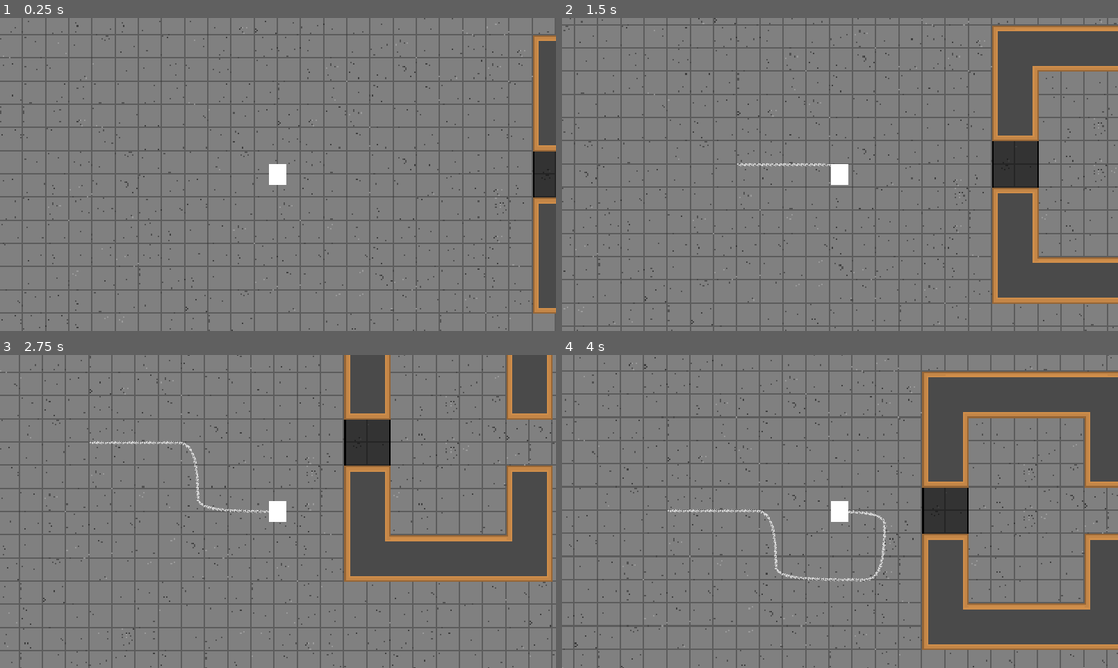
Above: before the commit, frames 1-4 (two rows, left to right).
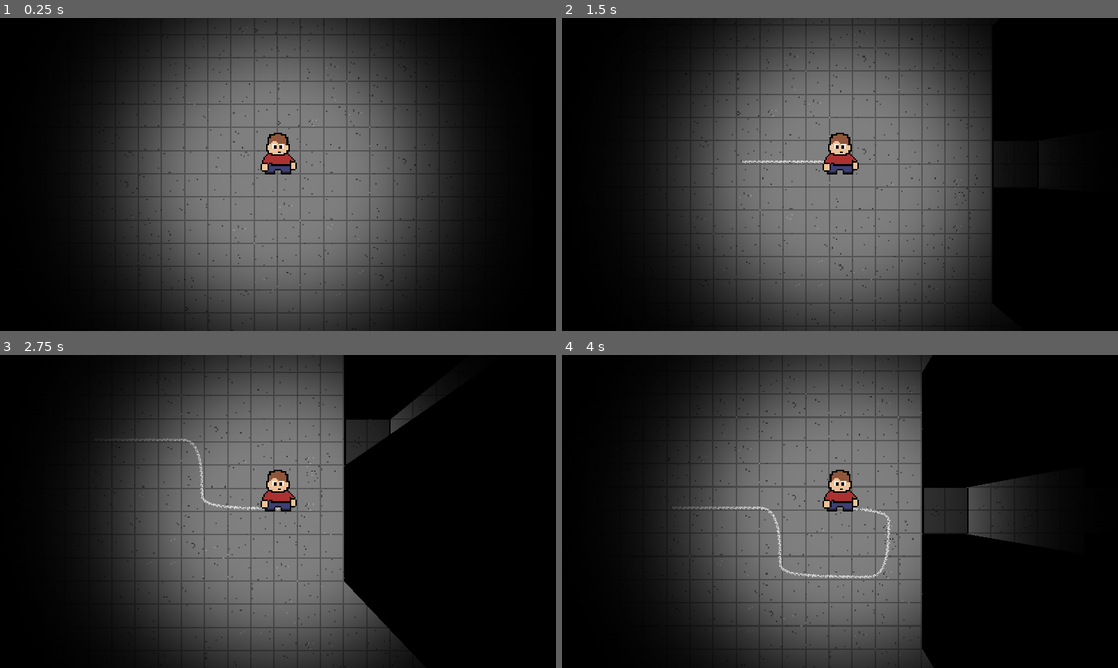
Above: after the commit, the same moments.

Repository: LukeCGG/Test-Of-Time
Game: Godot game, scene res://assets/levels/level.tscn
Same seed, same stepped clock (60 frames per second), same inputs: the game is played once before the commit and once after it.
Inputs:
- Up to frame 1 (0.25 s): no input
- Up to frame 2 (1.5 s): tap Enter at 0.5 s; hold D (PLAYER_RIGHT) 0.53-1.28 s; hold Shift (SPRINT) 0.53-1.28 s; hold S (PLAYER_DOWN) from 1.28 s (still down); tap Shift (SPRINT) at 1.35 s
- Up to frame 3 (2.75 s): release S (PLAYER_DOWN) at 2.03 s; hold D (PLAYER_RIGHT) from 2.03 s (still down); hold Shift (SPRINT) from 2.03 s (still down)
- Up to frame 4 (4 s): release D (PLAYER_RIGHT) at 2.78 s; release Shift (SPRINT) at 2.78 s; hold W (PLAYER_UP) 2.78-3.53 s; tap Shift (SPRINT) at 2.85 s; hold A (PLAYER_LEFT) from 3.53 s (still down); hold Shift (SPRINT) from 3.53 s (still down)

The runs differ from the first frame. In frame 1, 80% of the frame differs, in the area x 0-100%, y 0-100%; in frame 2, 80%; in frame 3, 82%; in frame 4, 81%.

Commit message:
temp assets and menus

Diff:
--- a/assets/globals/SignalBus.gd
+++ b/assets/globals/SignalBus.gd
@@ -1,5 +1,5 @@
 extends Node
 
-signal playerHit
-signal playerDied
-signal newGeneration
+signal playerHit ## Triggered when player hit by enemy[br]Causes player death
+signal playerDied ## Triggered after player has run out of life and places statue
+signal newGeneration ## Triggered when player respawns and starts new chalk
--- a/assets/levels/level.tscn
+++ b/assets/levels/level.tscn
@@ -648,6 +648,7 @@
 sources/1 = SubResource("TileSetAtlasSource_wpxxx")
 
 [node name="Level" type="Node2D"]
+y_sort_enabled = true
 script = ExtResource("1_xo3i2")
 
 [node name="Tiles" type="Node2D" parent="."]
@@ -659,6 +660,7 @@
 script = ExtResource("2_su1yg")
 
 [node name="Walls" type="TileMapLayer" parent="Tiles"]
+z_index = -1
 tile_map_data = PackedByteArray("AAAAAP//AAAFAAMAAAAAACIAAAAEAAMAAAABAP//AAAFAAMAAAABACIAAAAEAAMAAAACAP//AAAFAAMAAAACAC …(7408 unchanged characters)…
 tile_set = SubResource("TileSet_254kf")
 
--- /dev/null
+++ b/assets/menus_and_ui/Menus.tres
@@ -0,0 +1,27 @@
+[gd_resource type="Theme" load_steps=6 format=3 uid="uid://bnrptd02jqu8c"]
+
+[sub_resource type="StyleBoxFlat" id="StyleBoxFlat_ax7y5"]
+bg_color = Color(0.6, 0.6, 0.6, 0)
+
+[sub_resource type="StyleBoxFlat" id="StyleBoxFlat_k5vw6"]
+bg_color = Color(0.6, 0.6, 0.6, 0)
+
+[sub_resource type="StyleBoxFlat" id="StyleBoxFlat_ciot7"]
+bg_color = Color(0.6, 0.6, 0.6, 0)
+
+[sub_resource type="StyleBoxFlat" id="StyleBoxFlat_6bpaj"]
+bg_color = Color(0.6, 0.6, 0.6, 0)
+
+[sub_resource type="StyleBoxFlat" id="StyleBoxFlat_iq736"]
+bg_color = Color(0.6, 0.6, 0.6, 0)
+
+[resource]
+Button/colors/font_color = Color(1, 1, 1, 1)
+Button/colors/font_focus_color = Color(0, 0.454902, 0.972549, 1)
+Button/colors/font_hover_color = Color(0.317647, 0.690196, 1, 1)
+Button/font_sizes/font_size = 50
+Button/styles/disabled = SubResource("StyleBoxFlat_ax7y5")
+Button/styles/focus = SubResource("StyleBoxFlat_k5vw6")
+Button/styles/hover = SubResource("StyleBoxFlat_ciot7")
+Button/styles/normal = SubResource("StyleBoxFlat_6bpaj")
+Button/styles/pressed = SubResource("StyleBoxFlat_iq736")
--- /dev/null
+++ b/assets/menus_and_ui/main_menu.gd
@@ -0,0 +1,18 @@
+extends Control
+
+func _ready() -> void:
+	$MarginContainer/VBoxContainer/Play.grab_focus()
+
+#func _input(event: InputEvent) -> void:
+#	if event.is_action_pressed('PLAYER_UP'):
+#		pass
+
+func _on_play_pressed() -> void:
+	get_tree().change_scene_to_file("res://assets/levels/level.tscn")
+
+func _on_options_pressed() -> void:
+	#get_tree().change_scene_to_file("res://assets/menus_and_ui/options_menu.tscn")
+	pass
+
+func _on_quit_pressed() -> void:
+	get_tree().quit()
--- /dev/null
+++ b/assets/menus_and_ui/main_menu.tscn
@@ -0,0 +1,67 @@
+[gd_scene load_steps=3 format=3 uid="uid://baub3hk74iegw"]
+
+[ext_resource type="Theme" uid="uid://bnrptd02jqu8c" path="res://assets/menus_and_ui/Menus.tres" id="1_etu7u"]
+[ext_resource type="Script" path="res://assets/menus_and_ui/main_menu.gd" id="1_wcoaf"]
+
+[node name="MainMenu" type="Control"]
+layout_mode = 3
+anchors_preset = 15
+anchor_right = 1.0
+anchor_bottom = 1.0
+grow_horizontal = 2
+grow_vertical = 2
+script = ExtResource("1_wcoaf")
+
+[node name="CanvasLayer" type="CanvasLayer" parent="."]
+layer = -1
+
+[node name="ColorRect" type="ColorRect" parent="CanvasLayer"]
+anchors_preset = 15
+anchor_right = 1.0
+anchor_bottom = 1.0
+grow_horizontal = 2
+grow_vertical = 2
+color = Color(0.169245, 0.169245, 0.169245, 1)
+
+[node name="MarginContainer" type="MarginContainer" parent="."]
+layout_mode = 1
+anchors_preset = 15
+anchor_right = 1.0
+anchor_bottom = 1.0
+offset_right = -832.0
+grow_horizontal = 2
+grow_vertical = 2
+theme_override_constants/margin_left = 20
+theme_override_constants/margin_top = 20
+theme_override_constants/margin_right = 20
+theme_override_constants/margin_bottom = 20
+
+[node name="VBoxContainer" type="VBoxContainer" parent="MarginContainer"]
+layout_mode = 2
+size_flags_horizontal = 0
+size_flags_vertical = 8
+alignment = 2
+
+[node name="Play" type="Button" parent="MarginContainer/VBoxContainer"]
+layout_mode = 2
+focus_neighbor_top = NodePath("../Quit")
+theme = ExtResource("1_etu7u")
+text = "Play"
+alignment = 0
+
+[node name="Options" type="Button" parent="MarginContainer/VBoxContainer"]
+layout_mode = 2
+theme = ExtResource("1_etu7u")
+text = "Options"
+alignment = 0
+
+[node name="Quit" type="Button" parent="MarginContainer/VBoxContainer"]
+layout_mode = 2
+focus_neighbor_bottom = NodePath("../Play")
+theme = ExtResource("1_etu7u")
+text = "Quit"
+alignment = 0
+
+[connection signal="pressed" from="MarginContainer/VBoxContainer/Play" to="." method="_on_play_pressed"]
+[connection signal="pressed" from="MarginContainer/VBoxContainer/Options" to="." method="_on_options_pressed"]
+[connection signal="pressed" from="MarginContainer/VBoxContainer/Quit" to="." method="_on_quit_pressed"]
--- a/assets/player/Player.tscn
+++ b/assets/player/Player.tscn
@@ -1,18 +1,36 @@
-[gd_scene load_steps=5 format=3 uid="uid://dt05g07hi24cc"]
+[gd_scene load_steps=8 format=3 uid="uid://dt05g07hi24cc"]
 
 [ext_resource type="Script" path="res://assets/player/player.gd" id="1_ktc6q"]
+[ext_resource type="Texture2D" uid="uid://uj3rbvsw5pgr" path="res://assets/player/TempPlayer.png" id="2_gu3li"]
 [ext_resource type="Texture2D" uid="uid://cobswqncgthnx" path="res://assets/player/Light.png" id="2_rm8xn"]
+[ext_resource type="Texture2D" uid="uid://bdjmt7imibpte" path="res://assets/player/TempStatue.png" id="3_6c04c"]
+
+[sub_resource type="AtlasTexture" id="AtlasTexture_jqfe4"]
+atlas = ExtResource("2_gu3li")
+region = Rect2(0, 0, 32, 32)
 
 [sub_resource type="SpriteFrames" id="SpriteFrames_f5ohe"]
 animations = [{
-"frames": [],
+"frames": [{
+"duration": 1.0,
+"texture": SubResource("AtlasTexture_jqfe4")
+}],
 "loop": true,
 "name": &"idle",
 "speed": 7.0
+}, {
+"frames": [{
+"duration": 1.0,
+"texture": ExtResource("3_6c04c")
+}],
+"loop": false,
+"name": &"statue",
+"speed": 5.0
 }]
 
 [sub_resource type="CapsuleShape2D" id="CapsuleShape2D_0y74q"]
-height = 24.896
+radius = 17.7829
+height = 46.2355
 
 [node name="Player" type="CharacterBody2D"]
 y_sort_enabled = true
@@ -22,15 +40,18 @@
 script = ExtResource("1_ktc6q")
 
 [node name="Sprites" type="AnimatedSprite2D" parent="."]
+position = Vector2(0, -16)
 sprite_frames = SubResource("SpriteFrames_f5ohe")
 animation = &"idle"
 autoplay = "idle"
 
 [node name="Collision" type="CollisionShape2D" parent="."]
+position = Vector2(0, -13)
 scale = Vector2(0.562339, 0.562339)
 shape = SubResource("CapsuleShape2D_0y74q")
 
 [node name="ColorRect" type="ColorRect" parent="."]
+visible = false
 anchors_preset = 8
 anchor_left = 0.5
 anchor_top = 0.5
@@ -49,7 +70,6 @@
 zoom = Vector2(3, 3)
 
 [node name="WallsShadows" type="PointLight2D" parent="."]
-visible = false
 blend_mode = 2
 shadow_enabled = true
 shadow_color = Color(0, 0, 0, 1)
--- a/assets/player/Statue.tscn
+++ b/assets/player/Statue.tscn
@@ -1,7 +1,10 @@
-[gd_scene load_steps=2 format=3 uid="uid://0huffmo5gw2l"]
+[gd_scene load_steps=3 format=3 uid="uid://0huffmo5gw2l"]
+
+[ext_resource type="Texture2D" uid="uid://bdjmt7imibpte" path="res://assets/player/TempStatue.png" id="1_44fiw"]
 
 [sub_resource type="CapsuleShape2D" id="CapsuleShape2D_0y74q"]
-height = 24.896
+radius = 17.7829
+height = 46.2355
 
 [node name="Statues" type="StaticBody2D"]
 y_sort_enabled = true
@@ -9,12 +12,16 @@
 collision_mask = 3
 
 [node name="Sprite" type="Sprite2D" parent="."]
+position = Vector2(0, -16)
+texture = ExtResource("1_44fiw")
 
 [node name="Collision" type="CollisionShape2D" parent="."]
+position = Vector2(0, -13)
 scale = Vector2(0.562339, 0.562339)
 shape = SubResource("CapsuleShape2D_0y74q")
 
 [node name="ColorRect" type="ColorRect" parent="."]
+visible = false
 anchors_preset = 8
 anchor_left = 0.5
 anchor_top = 0.5
@@ -29,6 +36,7 @@
 color = Color(0.65834, 0.65834, 0.65834, 1)
 
 [node name="NavigationObstacle2D" type="NavigationObstacle2D" parent="."]
-vertices = PackedVector2Array(0, -7, -4, -6, -5, 0, -4, 6, 0, 7, 4, 6, 5, 0, 4, -6)
+position = Vector2(0, -14)
+vertices = PackedVector2Array(0, -14, -8, -10, -10, 0, -8, 12, 0, 13, 8, 12, 10, 0, 8, -10)
 affect_navigation_mesh = true
 carve_navigation_mesh = true
--- a/assets/player/player.gd
+++ b/assets/player/player.gd
@@ -4,6 +4,7 @@
 @onready var collision: CollisionShape2D = $Collision
 @onready var spawn: Marker2D = $"../Spawn"
 @onready var statue: PackedScene = preload("res://assets/player/Statue.tscn")
+@onready var sprites: AnimatedSprite2D = $Sprites
 
 var died = false
 var Chalk = Line2D.new()
@@ -46,7 +47,7 @@
 		else:
 			velocity = velocity.lerp(Vector2.ZERO, friction)
 	if upgradeCHALK and not velocity.length() <= 3 and not died:
-		Chalk.add_point(position)
+		Chalk.add_point(Vector2(position.x + 3, position.y - 2))
 		#Chalk.texture.set('width', Chalk.texture.get_width()+15)
 	move_and_slide()
 
@@ -54,6 +55,7 @@
 	#For when player has been hit by enemy
 	print("I've been hit!")
 	died = true
+	sprites.play('statue')
 	#process_mode = PROCESS_MODE_DISABLED
 	#collision.disabled = true
 	#self.name = "DeadPlayer" + str(randi())
@@ -67,12 +69,14 @@
 	SignalBus.emit_signal('newGeneration')
 	new_line()
 	died = false
+	sprites.play('idle')
 	#process_mode = PROCESS_MODE_INHERIT
 
 func new_line():
 	Chalk = Line2D.new()
 	Chalk.set_script(preload("res://assets/player/chalk_line.gd"))
 	Chalk.width = 3
+	Chalk.z_index = -1
 	#Chalk.default_color = Color(randf_range(0, 1), randf_range(0, 1), randf_range(0, 1))
 	Chalk.default_color = Color(1,1,1,0.70)
 	Chalk.texture = preload("res://assets/player/ChalkNoise.tres")
--- a/project.godot
+++ b/project.godot
@@ -23,6 +23,7 @@
 [display]
 
 window/stretch/mode="canvas_items"
+window/stretch/aspect="expand"
 window/vsync/vsync_mode=0
 
 [input]
@@ -61,4 +62,3 @@
 [rendering]
 
 textures/canvas_textures/default_texture_filter=0
-environment/defaults/default_clear_color=Color(0, 0, 0, 1)
Binary file added: assets/player/TempPlayer.png
Not shown, added: assets/player/TempPlayer.png.import
Binary file added: assets/player/TempStatue.png
Not shown, added: assets/player/TempStatue.png.import
